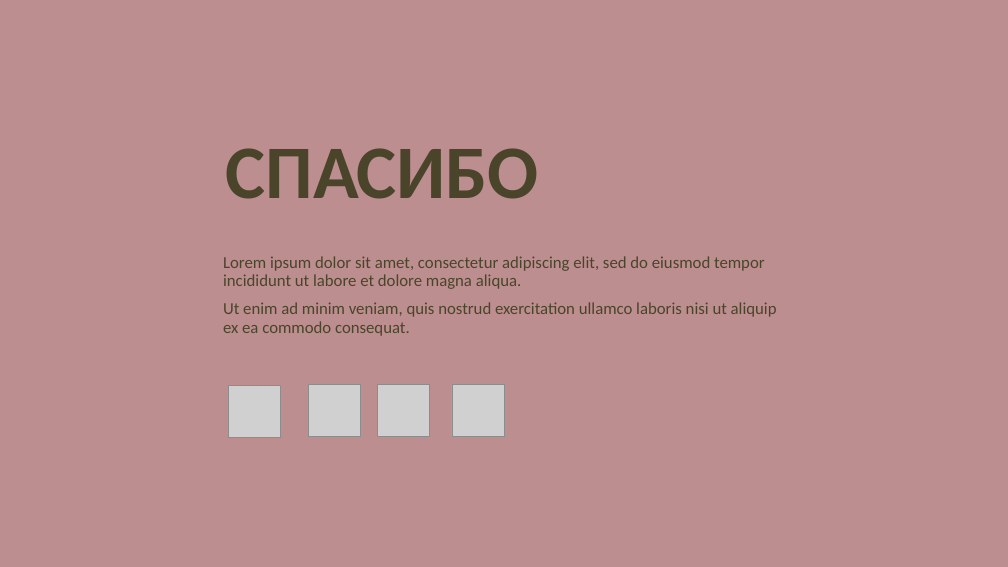
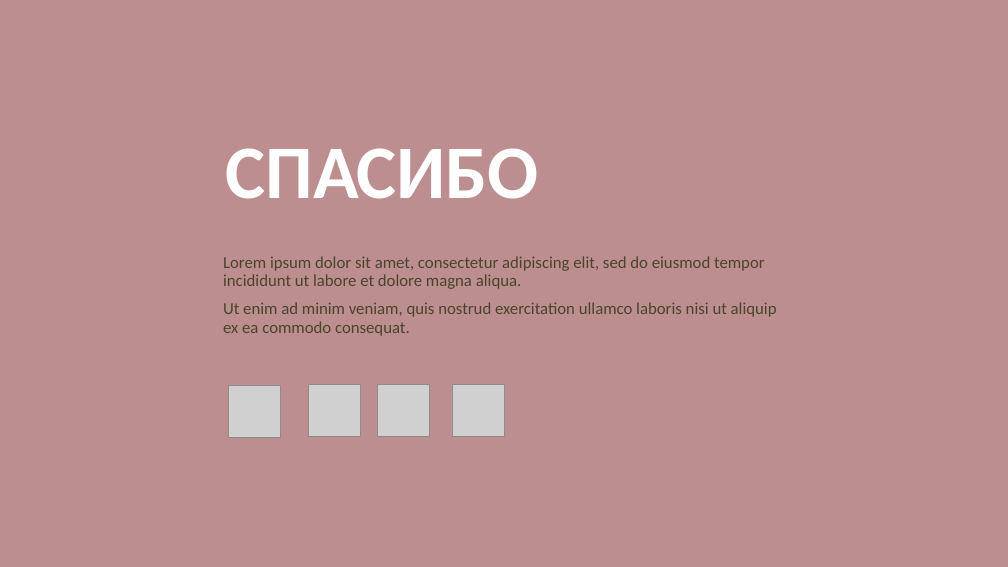
Before and after one commit to millennium02/SR_L1, a slide deck: slide 10 of RP-OS.odp (slide 9 before the commit). Drawn at 1008x567 pixels with LibreOffice and Linux fonts; fonts in the diff are those of the drawing; grey boxes stand for pictures; background and template pictures are left out. Boxes give left, top, right and bottom in pixels: in the first picture for what was removed or moved away, otherwise in the second. Text is boxed around its words. In the diff, an @@ line names an element or a change of style, - is before the commit and + after.

```diff
--- a/RP-OS.odp
+++ b/RP-OS.odp
@@ text "СПАСИБО" at (226,148,539,199): text colour #4A452A to #FFFFFF @@
```
Also in this commit, not shown: 6 other slides changed, 3 slides added, 2 slides removed.
